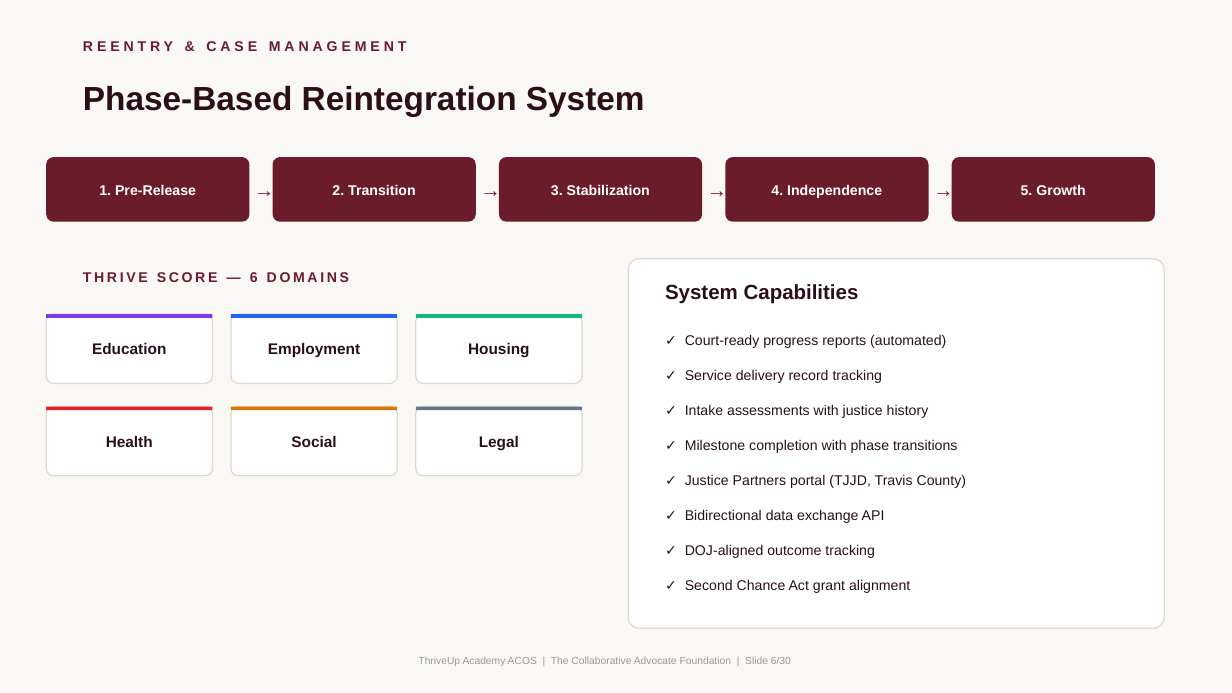
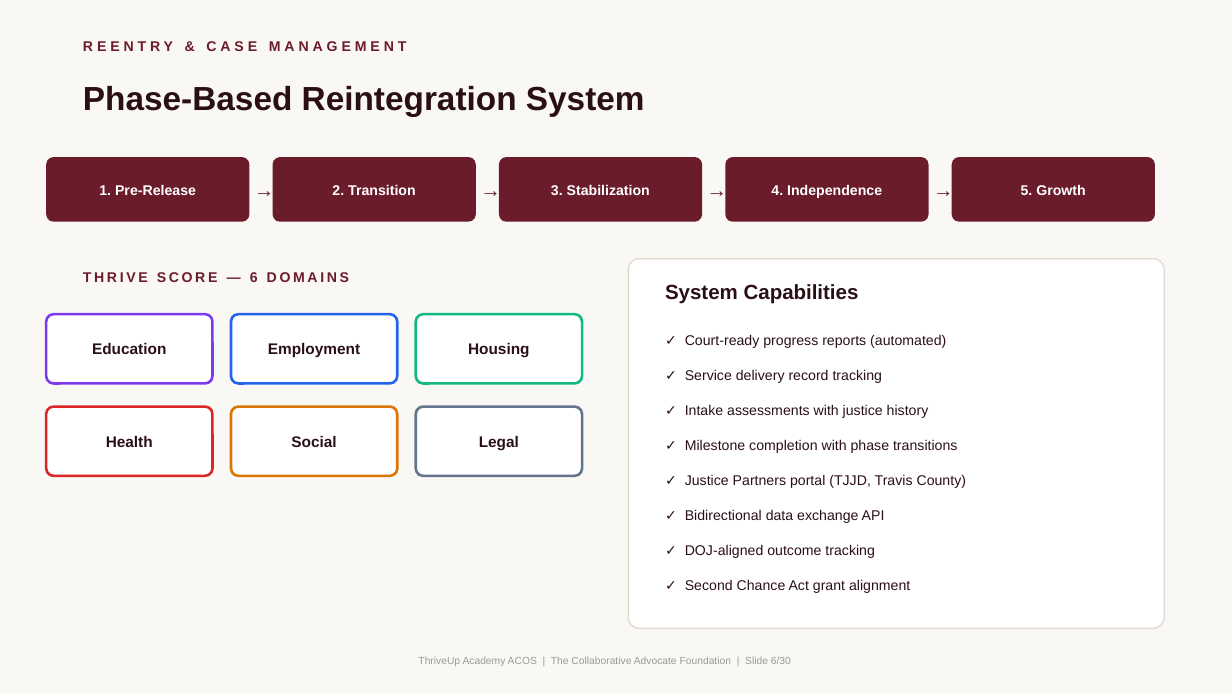
Before and after one commit to mrterryflood-ui/Thriveup, a slide deck: slide 6 of ThriveUp_ACOS_Complete_Briefing.pptx. Drawn at 1232x693 pixels with LibreOffice and Linux fonts; fonts in the diff are those of the drawing. Boxes give left, top, right and bottom in pixels: in the first picture for what was removed or moved away, otherwise in the second. Text is boxed around its words. In the diff, an @@ line names an element or a change of style, - is before the commit and + after.

```diff
--- a/ThriveUp_ACOS_Complete_Briefing.pptx
+++ b/ThriveUp_ACOS_Complete_Briefing.pptx
@@ rounded rectangle at [46,314,213,384]: outline #E0D8D0 1 pt to #7C3AED 2 pt @@
@@ rectangle removed at [46,314,213,318] @@
@@ rounded rectangle at [231,314,397,384]: outline #E0D8D0 1 pt to #2563EB 2 pt @@
@@ rectangle removed at [231,314,397,318] @@
@@ rounded rectangle at [416,314,582,384]: outline #E0D8D0 1 pt to #10B981 2 pt @@
@@ rectangle removed at [416,314,582,318] @@
@@ rounded rectangle at [46,407,213,476]: outline #E0D8D0 1 pt to #DC2626 2 pt @@
@@ rectangle removed at [46,407,213,410] @@
@@ rounded rectangle at [231,407,397,476]: outline #E0D8D0 1 pt to #D97706 2 pt @@
@@ rectangle removed at [231,407,397,410] @@
@@ rounded rectangle at [416,407,582,476]: outline #E0D8D0 1 pt to #64748B 2 pt @@
@@ rectangle removed at [416,407,582,410] @@
```
Also in this commit, not shown: 16 other slides changed, 3 other files.
